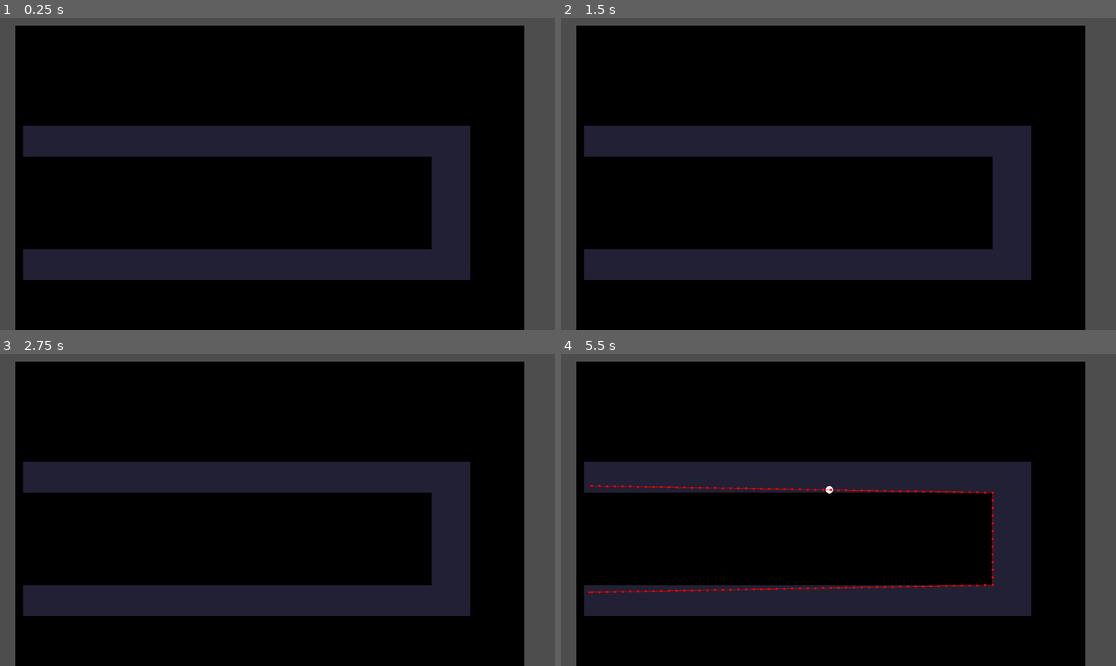
Above: before the commit, frames 1-4 (two rows, left to right).
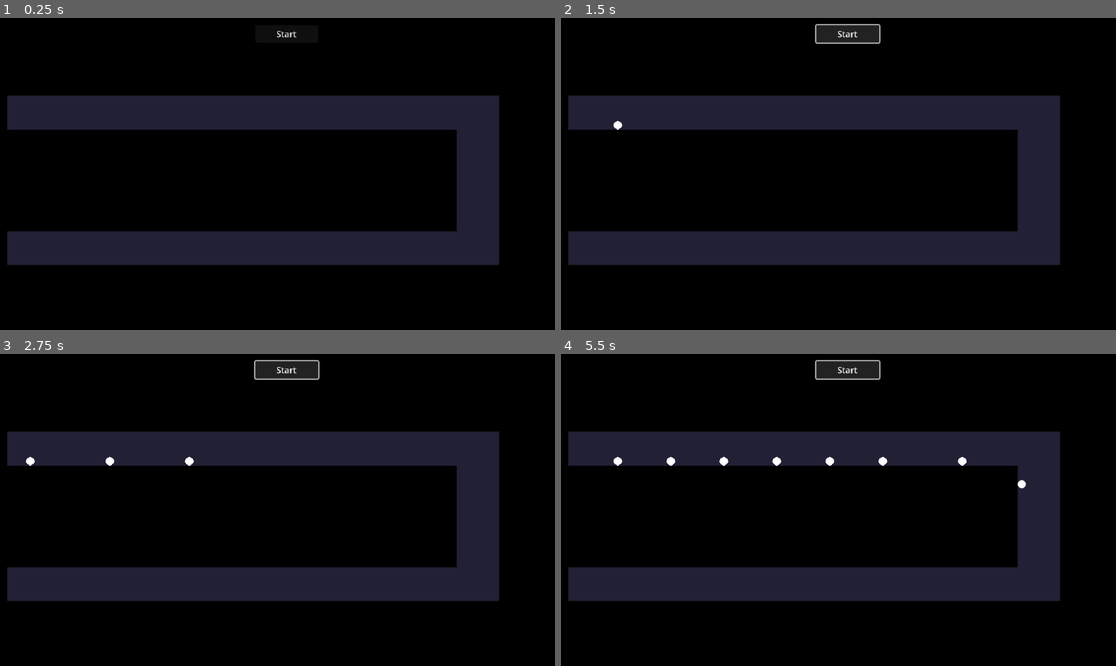
Above: after the commit, the same moments.

Repository: k1ng606/ProjectTd
Game: Godot game, scene res://scenes/level.tscn
Same seed, same stepped clock (60 frames per second), same inputs: the game is played once before the commit and once after it.
Inputs (mouse positions are in pixels of both pictures, inside the frame that each line leads up to):
- Up to frame 1 (0.25 s): no input
- Up to frame 2 (1.5 s): click (849, 33) at 0.5 s, where only the run after the commit has a clickable "Start"; click (849, 33) at 1.25 s, where only the run after the commit has a clickable "Start"
- Up to frame 3 (2.75 s): click (288, 369) at 2 s, where only the run after the commit has a clickable "Start"
- Up to frame 4 (5.5 s): no input

The runs differ from the first frame. In frame 1, 38% of the frame differs, in the area x 0-100%, y 0-100%; in frame 2, 38%; in frame 3, 38%; in frame 4, 39%.

Commit message:
enemy spawn v2

Diff:
--- a/scenes/enemy.tscn
+++ b/scenes/enemy.tscn
@@ -17,4 +17,4 @@
 shape = SubResource("CircleShape2D_telsl")
 
 [node name="NavigationAgent2D" type="NavigationAgent2D" parent="."]
-debug_enabled = true
+path_postprocessing = 1
--- a/scenes/level.tscn
+++ b/scenes/level.tscn
@@ -2,7 +2,6 @@
 
 [ext_resource type="Texture2D" uid="uid://dhjh87q05q4ix" path="res://assets/tileSet2.png" id="1_cs6s2"]
 [ext_resource type="Script" path="res://scripts/level.gd" id="1_ntukm"]
-[ext_resource type="Script" path="res://scripts/TileMap.gd" id="2_0ecjd"]
 
 [sub_resource type="NavigationPolygon" id="NavigationPolygon_d6qgb"]
 vertices = PackedVector2Array(-8, -8, 8, -8, 8, 8, -8, 8)
@@ -19,6 +18,14 @@
 navigation_layer_0/layers = 1
 sources/0 = SubResource("TileSetAtlasSource_xu1nd")
 
+[sub_resource type="GDScript" id="GDScript_6gkyq"]
+script/source = "extends TileMap
+
+
+func _process(_delta):
+	pass
+"
+
 [node name="Level" type="Node2D"]
 script = ExtResource("1_ntukm")
 
@@ -26,10 +33,24 @@
 tile_set = SubResource("TileSet_r5hqc")
 format = 2
 layer_0/tile_data = PackedInt32Array(65538, 65536, 0, 131074, 65536, 0, 196610, 65536, 0, 262146, 65536, 0, 327682, 655 …(53195 unchanged characters)…
-script = ExtResource("2_0ecjd")
+script = SubResource("GDScript_6gkyq")
 
 [node name="EnemyTarget" type="Marker2D" parent="."]
 position = Vector2(59, 495)
 
 [node name="EnemySpawn" type="Marker2D" parent="."]
 position = Vector2(60, 274)
+
+[node name="MobSpawnTimer" type="Timer" parent="."]
+wait_time = 0.5
+
+[node name="Camera2D" type="Camera2D" parent="."]
+position = Vector2(558, 372)
+zoom = Vector2(1.1, 1.1)
+
+[node name="Button" type="Button" parent="."]
+offset_left = 516.0
+offset_top = 91.0
+offset_right = 635.0
+offset_bottom = 124.0
+text = "Start"
--- a/scripts/TileMap.gd
+++ /dev/null
@@ -1,5 +0,0 @@
-extends TileMap
-
-
-func _process(_delta):
-	pass
--- a/scripts/enemy.gd
+++ b/scripts/enemy.gd
@@ -1,8 +1,9 @@
 extends CharacterBody2D
 
-@onready var targetPosition : Vector2 = $"../EnemyTarget".position
-@onready var enemySpawnPosition : Vector2 = $"../EnemySpawn".position
+@onready var target_position : Vector2 = $"../EnemyTarget".position
+@onready var enemy_spawn_position : Vector2 = $"../EnemySpawn".position
 @onready var navigation_agent := $NavigationAgent2D
+
 
 const speed := 200
 
@@ -11,7 +12,7 @@
 	navigation_agent.path_desired_distance = 4.0
 	navigation_agent.target_desired_distance = 4.0
 
-	position = enemySpawnPosition
+	position = enemy_spawn_position
 
 	# Make sure to not await during _ready.
 	call_deferred("actor_setup")
@@ -19,7 +20,7 @@
 
 func actor_setup()-> void:
 	await get_tree().physics_frame
-	set_movement_target(targetPosition)
+	set_movement_target(target_position)
 
 func set_movement_target(movement_target: Vector2):
 	navigation_agent.target_position = movement_target
--- a/scripts/level.gd
+++ b/scripts/level.gd
@@ -1,16 +1,41 @@
 extends Node2D
 
 @onready var enemy:PackedScene = preload("res://scenes/enemy.tscn")
+@onready var mob_spawn_timer := $MobSpawnTimer
+var spawnCounter := 0
+
+func spawn_enemy() -> void:
+	add_child(enemy.instantiate())
+	spawnCounter += 1
+	print("spawnCounter: " + str(spawnCounter))
 
 
-func SpawnEnemies(number_of_enemies_to_spawn:int = 1):
-	for i in number_of_enemies_to_spawn:
-		add_child(enemy.instantiate())
-
-func _ready()-> void:
-	SpawnEnemies()
-	timerSetup()
+func handle_timer_timeout() -> void:
+	mob_spawn_timer.stop()
+	spawnCounter = 0
 
 
-func timerSetup() -> void:
-	get_tree().create_timer(3).timeout.connect(func() : SpawnEnemies())
+func handle_button_press() -> void:
+	mob_spawn_timer.start()
+	get_tree().create_timer(10).timeout.connect(func() : handle_timer_timeout())
+
+
+func _ready() -> void:
+	var button := $Button
+	button.pressed.connect(func() : handle_button_press())
+
+	mob_spawn_timer.timeout.connect(func() : spawn_enemy())
+
+
+
+
+#func spawn_enemies(number_of_enemies_to_spawn:int = 1):
+#	for i in number_of_enemies_to_spawn:
+#		add_child(enemy.instantiate())
+
+#func _ready()-> void:
+#	spawn_enemies()
+
+
+#func timer_setup() -> void:
+#	get_tree().create_timer(3).timeout.connect(func() : spawn_enemies())
